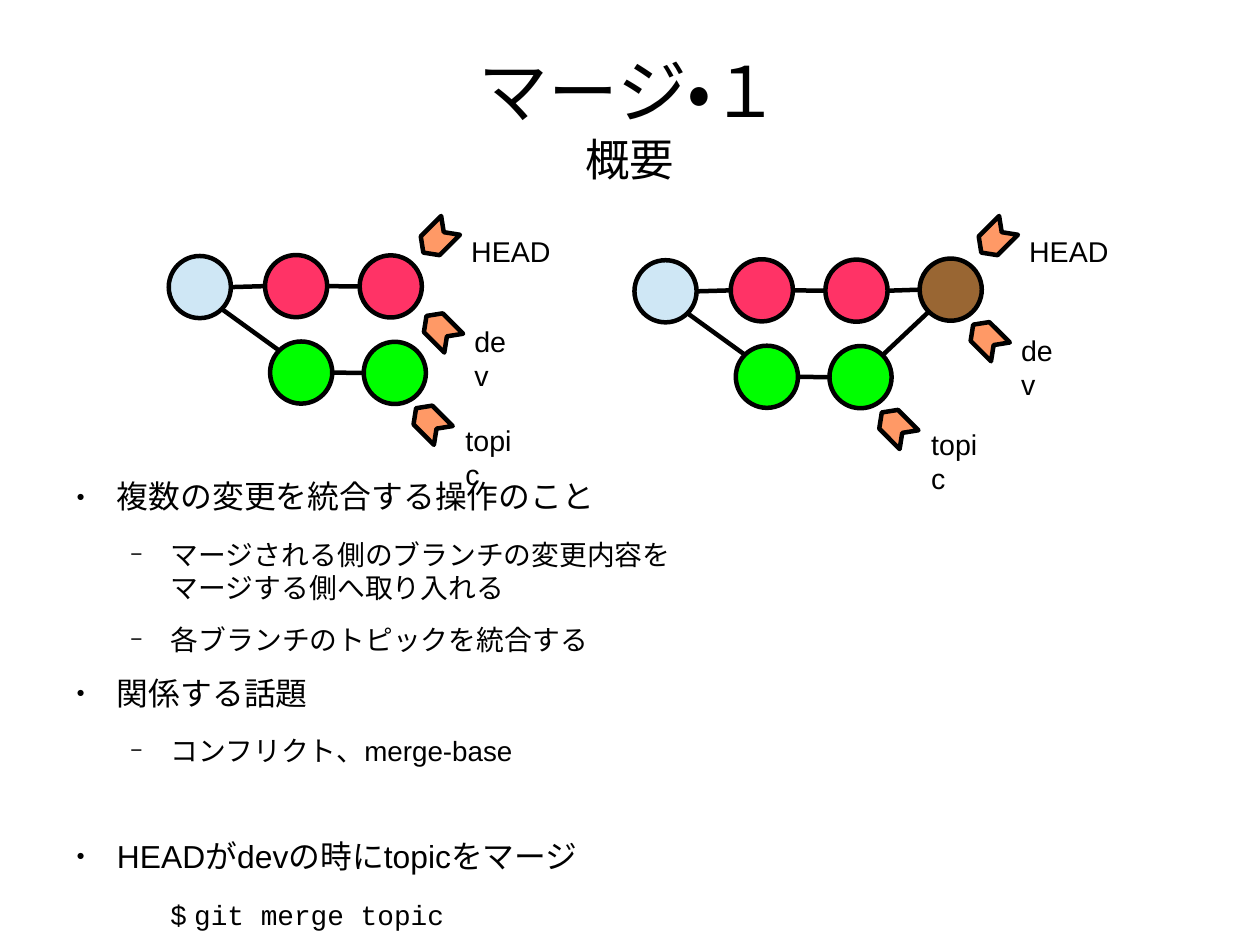
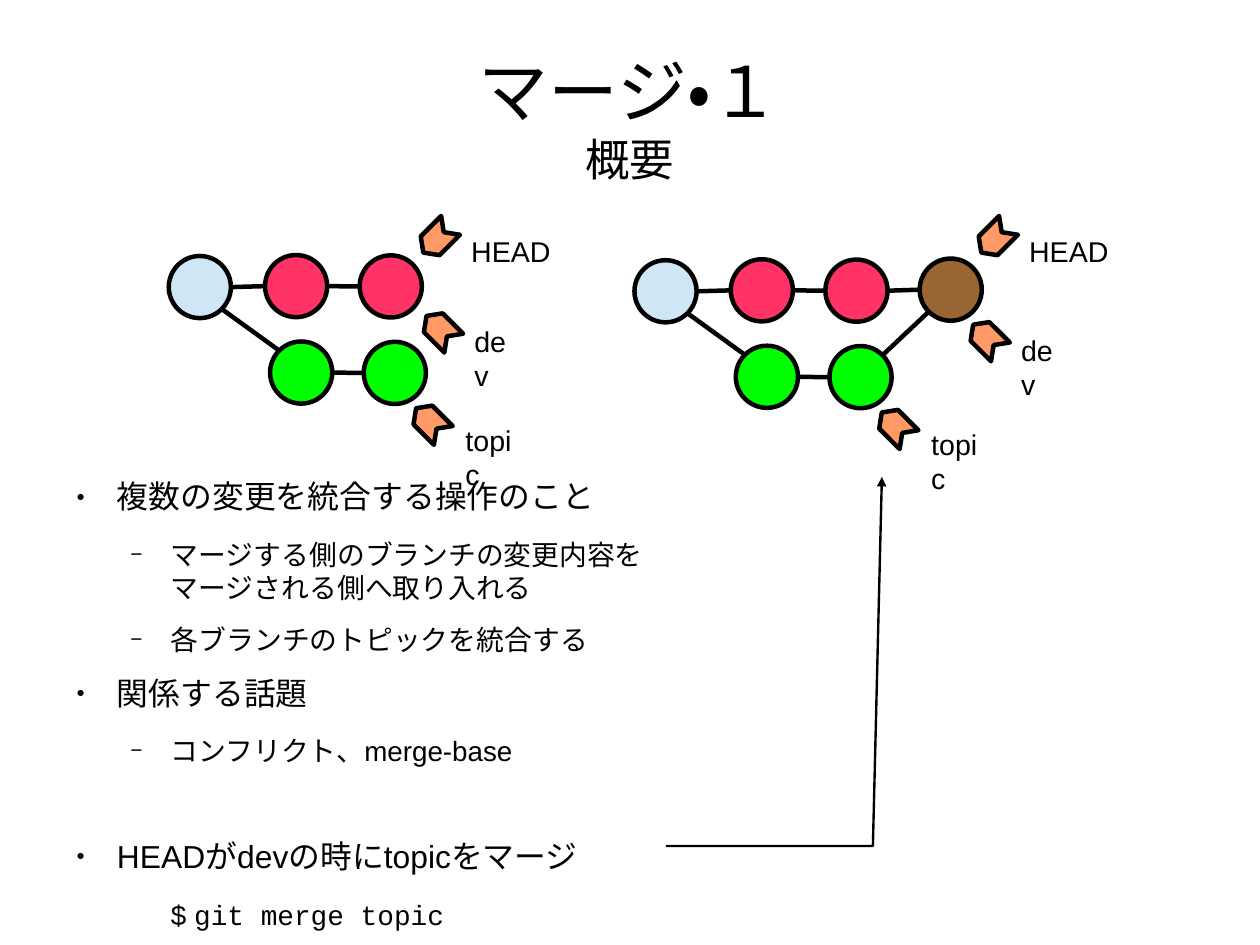
Before and after one commit to pneu/how_to_git, a slide deck: slide 42 of how_to_git.odp. Drawn at 1260x945 pixels with LibreOffice and Linux fonts; fonts in the diff are those of the drawing. Boxes give left, top, right and bottom in pixels: in the first picture for what was removed or moved away, otherwise in the second. Text is boxed around its words. In the diff, an @@ line names an element or a change of style, - is before the commit and + after.

```diff
--- a/how_to_git.odp
+++ b/how_to_git.odp
@@ freeform shape added at box(667, 477, 883, 846), outline #000000 1.5 pt @@
@@ text at box(171, 541, 643, 601): text changed @@
-  − マージされる側のブランチの変更内容を
-    マージする側へ取り入れる
+  − マージする側のブランチの変更内容を
+    マージされる側へ取り入れる
```
Also in this commit, not shown: 33 other slides changed, 1 other file.
